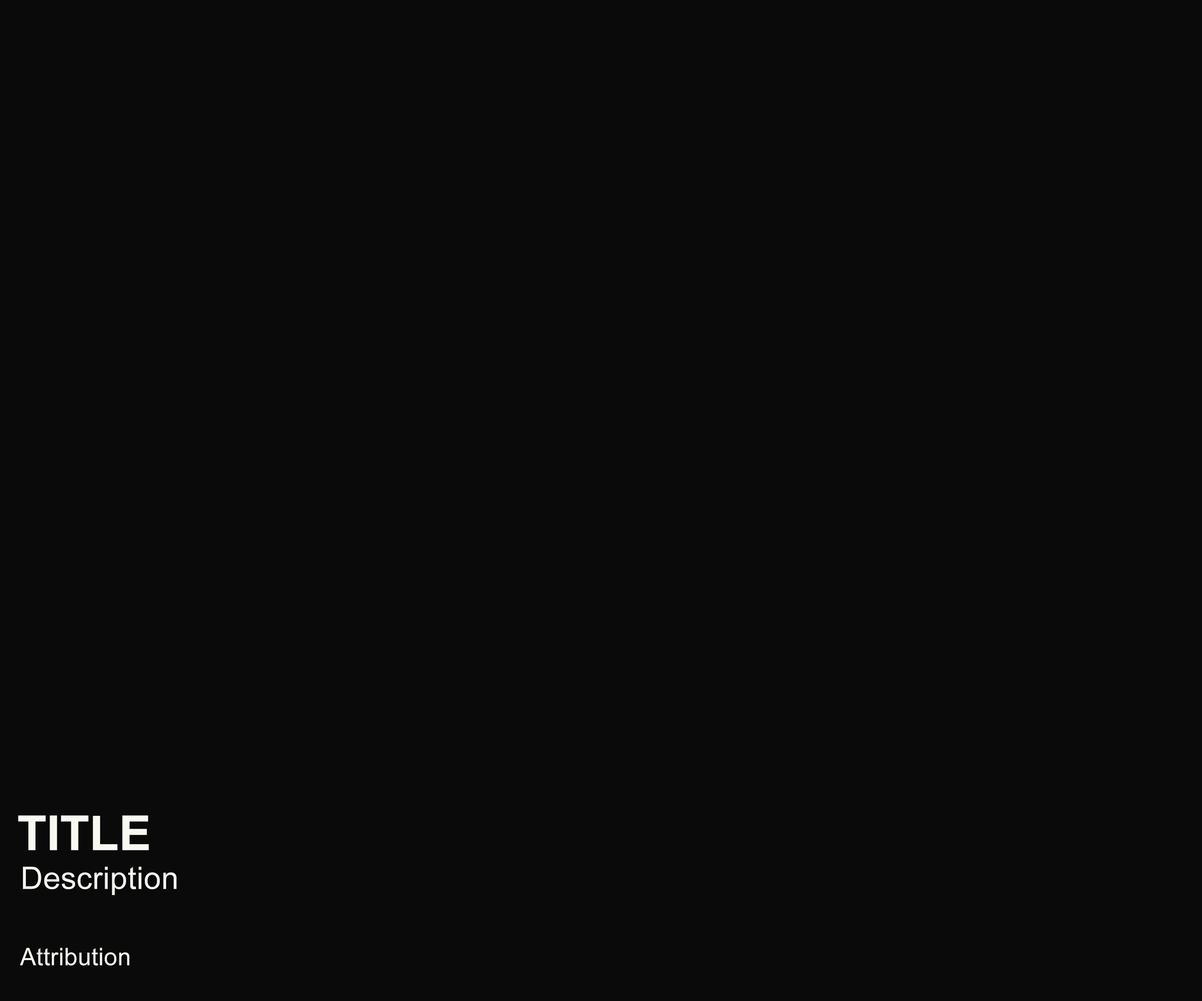
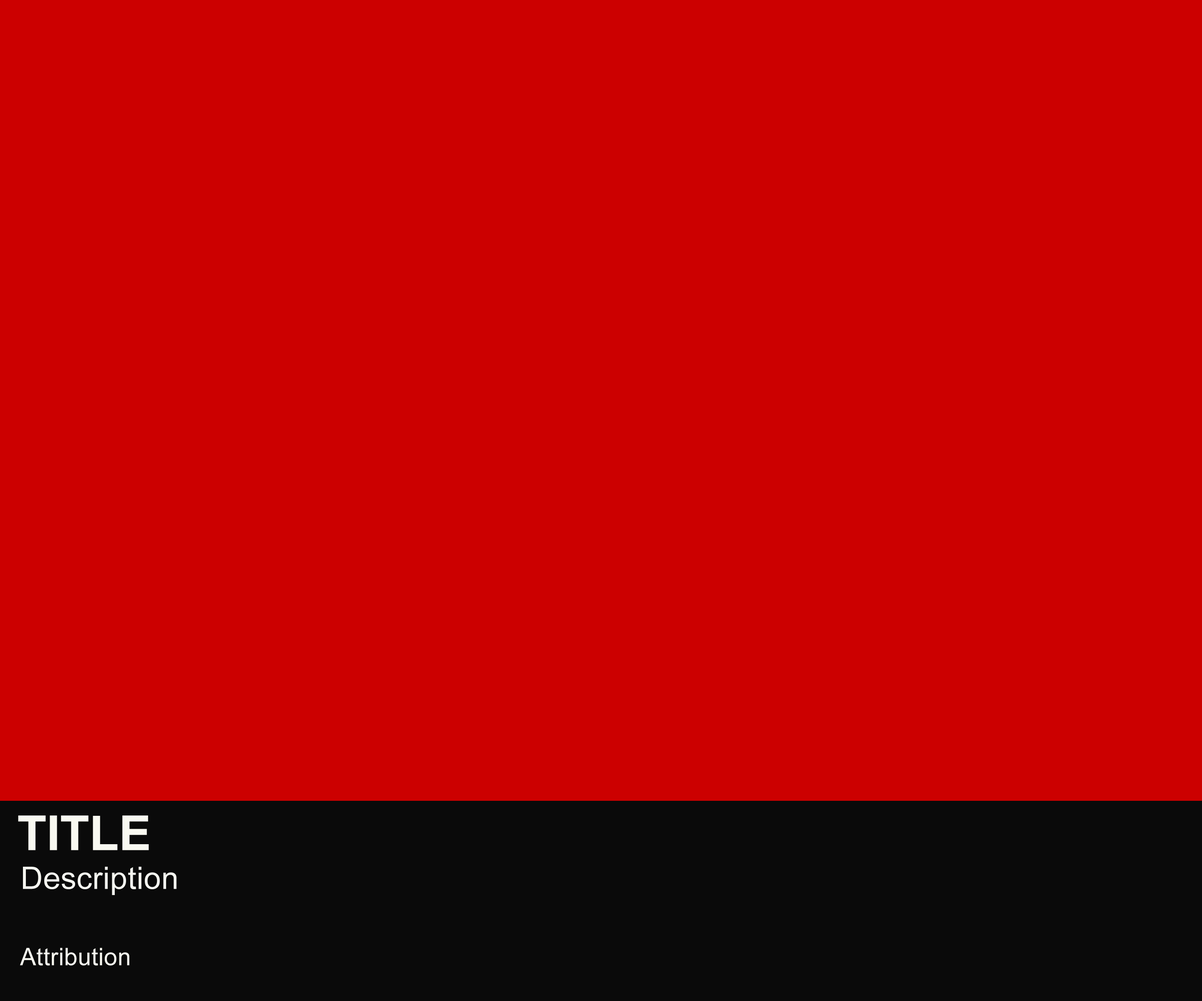
Before/after of a 1202px x 1001px layered artwork. What changed in the layer stack:
showed group "IMAGES" (6 layers) over (0, 0, 1202, 966)
